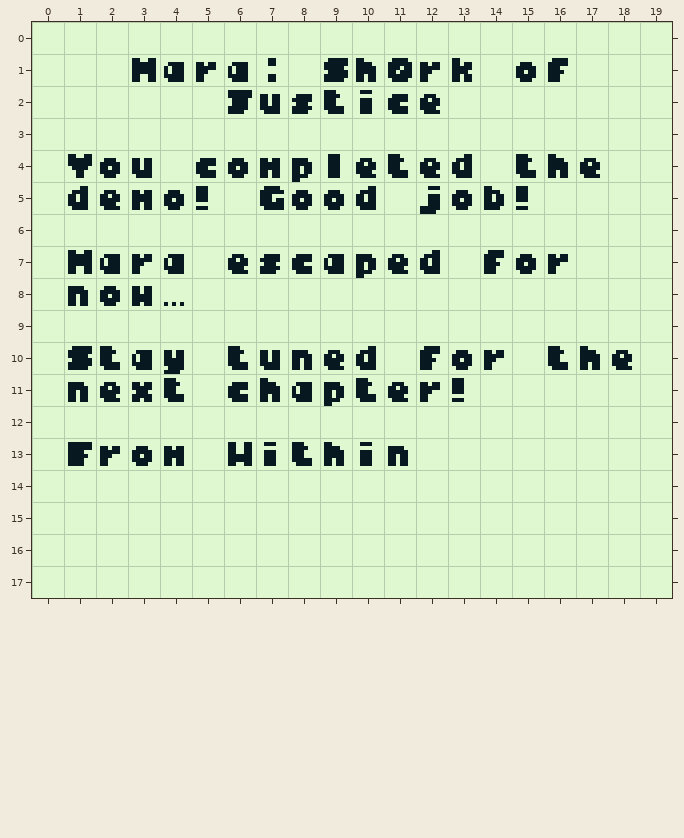
Tiled map: assets/raw/credits.tmx. The first picture shows the starting point.
Cells are 8x8 px. Shown: x 0..19, y 0..17.
And afterwards:
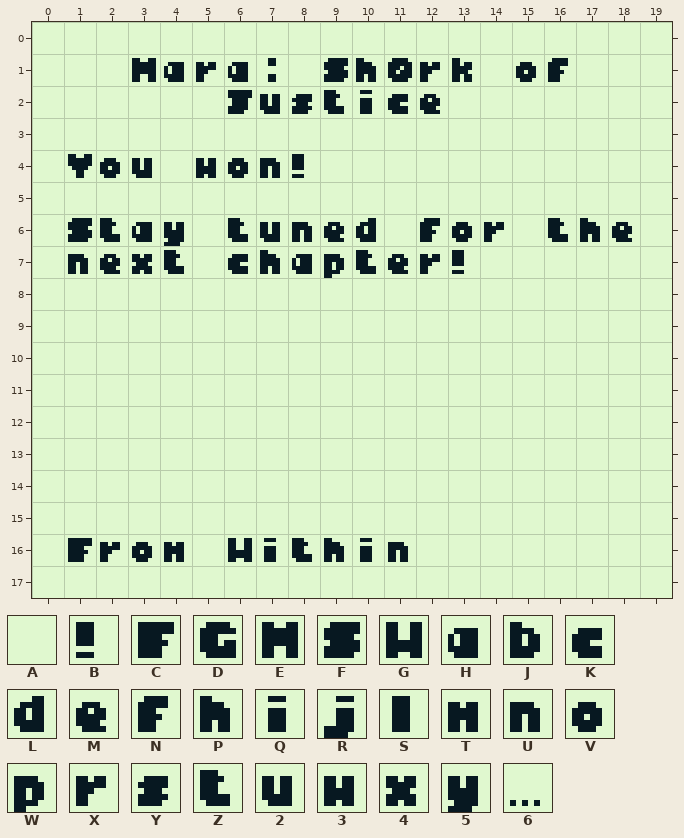
Key: from "ascii": A 0, B 1, C 38, D 39, E 45, F 51, G 55, H 65, J 66, K 67, L 68, M 69, N 70, P 72, Q 73, R 74, S 76, T 77, U 78, V 79, W 80, X 82, Y 83, Z 84, 2 85, 3 87, 4 88, 5 89, 6 101.
_ is an empty cell.
Tiles replaced or removed in this view: 2, 3, 4, 5, 6, A, B, C, D, E, F, G, H, J, K, L, M, N, P, Q, R, S, T, U, V, W, X, Y, Z.
The edit:
Changed rows in their new state; . is an unchanged cell.
Layer "Tile Layer 1":
first column x 1:
 4 ....3.UBAAAAA.AAA.
 5 AAAAA.AAAA.AAAA...
 6 FZH5.Z2UML.NVX.ZPM
 7 UM4Z.KPHWZ.XBAAA..
 8 AAAA..............
10 AAAA.AAAAA.AAA.AAA
11 AAAA.AAAAAAAA.....
13 AAAA.AAAAAA.......
16 CXVT.GQZPQU.......
